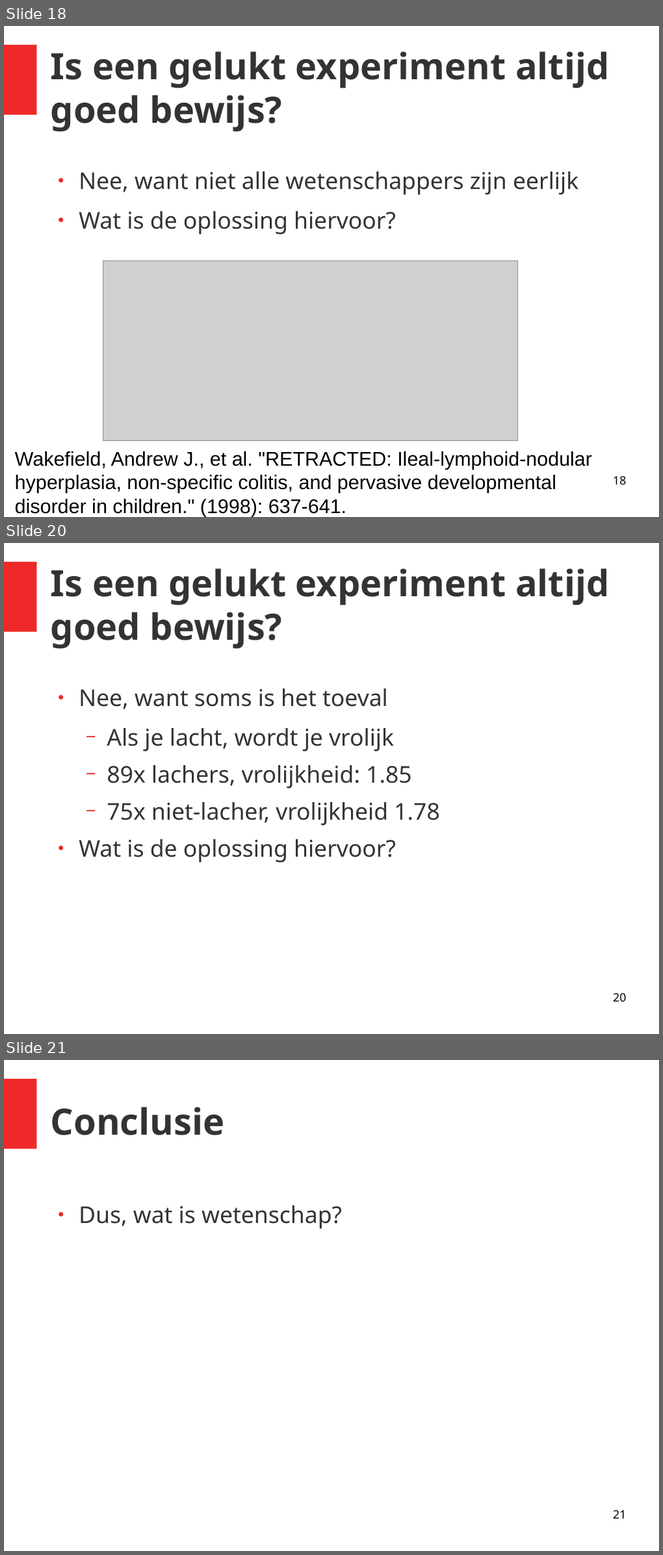
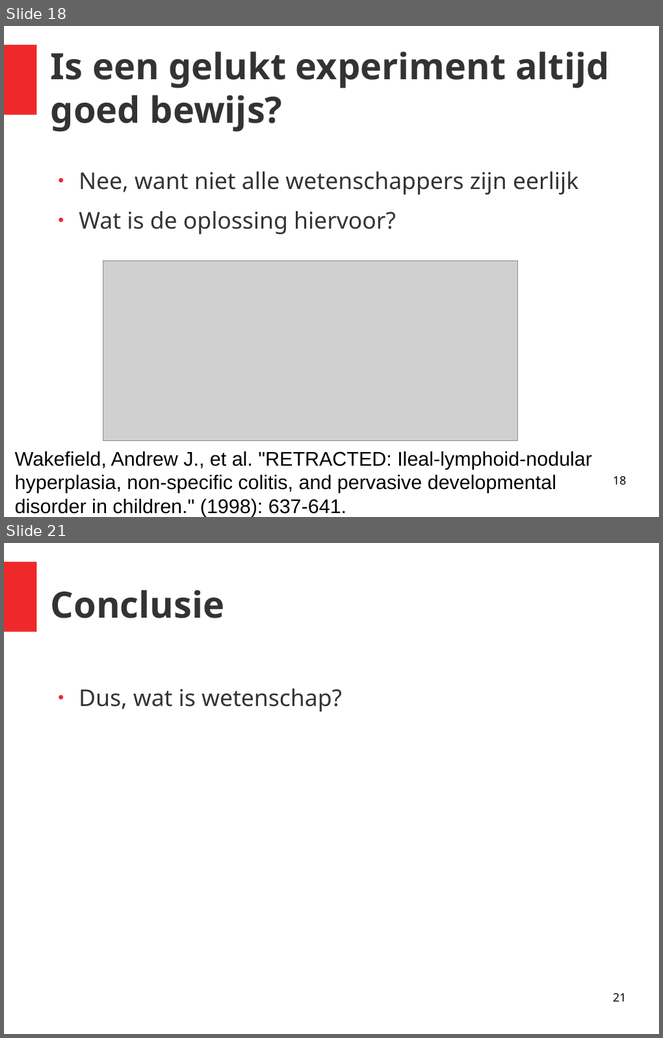
Before and after one commit to richelbilderbeek/gastles_petje_af_20201011, a slide deck: presentatie.odp. Shown one above the other, each under a label of ours: slides 18, 20 and 21 before the commit, slides 18 and 21 after it; the slides between them are not shown. The pictures are 663x1555 and 663x1038 pixels, drawn with LibreOffice and Linux fonts; fonts in the diff are those of the drawing; grey boxes stand for pictures. Boxes give left, top, right and bottom in pixels: in the first picture for what was removed or moved away, otherwise in the second. Text is boxed around its words. In the diff, an @@ line names an element or a change of style, - is before the commit and + after.

```diff
--- a/presentatie.odp
+++ b/presentatie.odp
@@ slide 20 removed at [4, 543, 659, 1034], background #FFFFFF; not listed: 1 template element that a slide beside it also shows @@
@@ title removed at [51, 568, 609, 649] @@
-Is een gelukt experiment altijd goed bewijs?
@@ text removed at [79, 689, 440, 863] @@
-● Nee, want soms is het toeval
-  − Als je lacht, wordt je vrolijk
-  − 89x lachers, vrolijkheid: 1.85
-  − 75x niet-lacher, vrolijkheid 1.78
-● Wat is de oplossing hiervoor?
@@ page number removed at [613, 993, 626, 1002] @@
-20
```
Also in this commit, not shown: 5 slides changed, 6 slides added, 3 other files.
